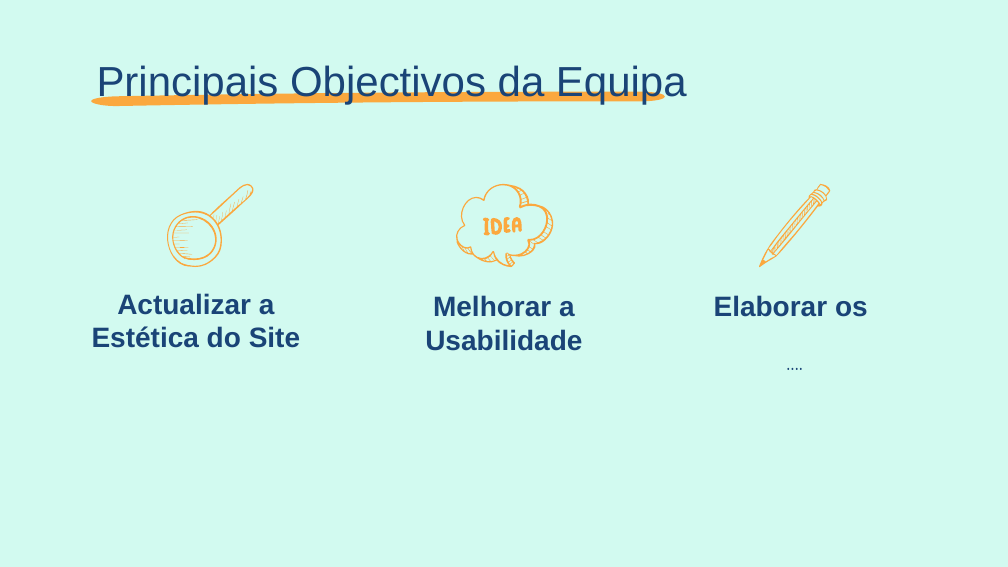
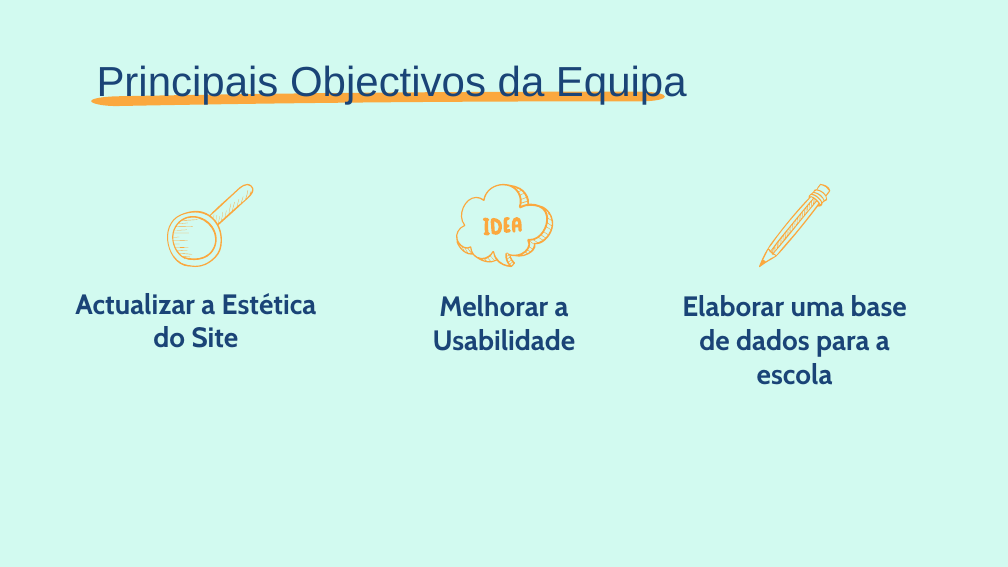
Before and after one commit to DuarteSVL/duartesvl.github.io, a slide deck: slide 6 of Apresentação/ProjectoFinal_TeamT.pptx. Drawn at 1008x567 pixels with LibreOffice and Linux fonts; fonts in the diff are those of the drawing. Boxes give left, top, right and bottom in pixels: in the first picture for what was removed or moved away, otherwise in the second. Text is boxed around its words. In the diff, an @@ line names an element or a change of style, - is before the commit and + after.

```diff
--- a/Apresentação/ProjectoFinal_TeamT.pptx
+++ b/Apresentação/ProjectoFinal_TeamT.pptx
@@ subtitle "Actualizar a Estética do Site" at [75, 293, 317, 348]: font Arial to Cabin @@
@@ subtitle "Melhorar a Usabilidade" at [433, 295, 576, 351]: font Arial to Cabin @@
@@ subtitle added at [682, 295, 907, 385], 20 pt, text #1A4477, bold @@
+Elaborar uma base de dados para a escola
@@ subtitle removed at [714, 295, 868, 317] @@
-Elaborar os
@@ subtitle removed at [674, 338, 914, 475] @@
-….
```
Also in this commit, not shown: 3 other slides changed, 2 other files.
